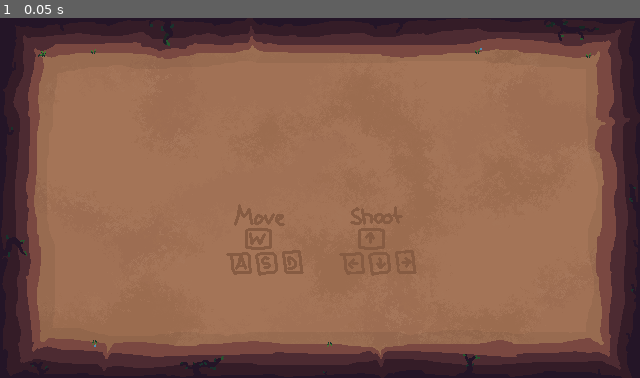
Above: before the commit, frame 1.
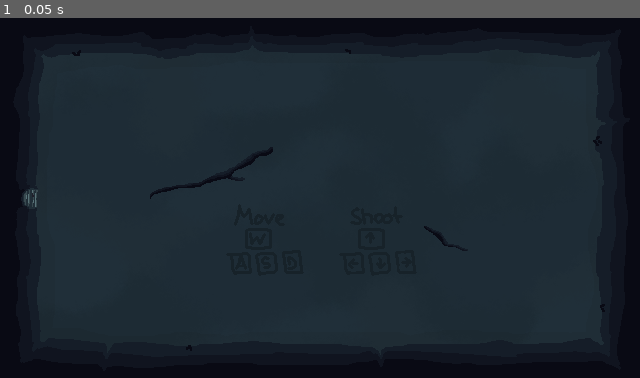
Above: after the commit, the same moment.

Repository: MarcelBlasius/Global-Game-Jam-2026
Game: Godot game, scene res://scenes/silas/background.tscn
The game is run twice, just before and just after one commit, with the same random seed, the same clock (stepped at 60 frames per second) and the same inputs. This scene is started directly instead of the project's main scene.
Inputs:
- Up to frame 1 (0.05 s): no input

The runs differ from the first frame. In frame 1, 100% of the frame differs, in the area x 0-100%, y 0-100%.

Commit message:
sample background scene

Diff:
--- a/spectra/project.godot
+++ b/spectra/project.godot
@@ -19,6 +19,8 @@
 
 window/size/viewport_width=640
 window/size/viewport_height=360
+window/size/mode=2
+window/stretch/mode="viewport"
 
 [global_group]
 
@@ -73,6 +75,7 @@
 
 [rendering]
 
+textures/canvas_textures/default_texture_filter=0
 rendering_device/driver.windows="d3d12"
 renderer/rendering_method="gl_compatibility"
 renderer/rendering_method.mobile="gl_compatibility"
--- a/spectra/scenes/silas/background.tscn
+++ b/spectra/scenes/silas/background.tscn
@@ -7,6 +7,9 @@
 
 [sub_resource type="RectangleShape2D" id="RectangleShape2D_ci8kt"]
 size = Vector2(36, 360)
+
+[sub_resource type="RectangleShape2D" id="RectangleShape2D_35j2h"]
+size = Vector2(15, 20)
 
 [node name="Background" type="Node2D" unique_id=250843349]
 
@@ -24,8 +27,13 @@
 region_enabled = true
 region_rect = Rect2(1408, 88, 208, 88)
 
+[node name="Door" type="Sprite2D" parent="BackgroundWorld1" unique_id=1254929497]
+position = Vector2(20, 186)
+texture = ExtResource("1_hky1a")
+region_enabled = true
+region_rect = Rect2(0, 384, 40, 80)
+
 [node name="BackgroundWorld2" type="Node2D" parent="." unique_id=1966780275]
-visible = false
 
 [node name="Map" type="Sprite2D" parent="BackgroundWorld2" unique_id=1849247978]
 position = Vector2(320, 180)
@@ -39,20 +47,34 @@
 region_enabled = true
 region_rect = Rect2(1408, -8, 208, 88)
 
+[node name="Door" type="Sprite2D" parent="BackgroundWorld2" unique_id=1110986335]
+position = Vector2(20, 186)
+texture = ExtResource("1_hky1a")
+region_enabled = true
+region_rect = Rect2(64, 384, 40, 80)
+
 [node name="Colliders" type="RigidBody2D" parent="." unique_id=122341860]
 
 [node name="Top" type="CollisionShape2D" parent="Colliders" unique_id=345326928]
+texture_filter = 1
 position = Vector2(320, 18)
 shape = SubResource("RectangleShape2D_hky1a")
 
 [node name="Right" type="CollisionShape2D" parent="Colliders" unique_id=1607454083]
+texture_filter = 1
 position = Vector2(18, 180)
 shape = SubResource("RectangleShape2D_ci8kt")
 
 [node name="Bottom" type="CollisionShape2D" parent="Colliders" unique_id=1005550753]
+texture_filter = 1
 position = Vector2(320, 342)
 shape = SubResource("RectangleShape2D_hky1a")
 
 [node name="Left" type="CollisionShape2D" parent="Colliders" unique_id=807396060]
+texture_filter = 1
 position = Vector2(622, 180)
 shape = SubResource("RectangleShape2D_ci8kt")
+
+[node name="Door" type="CollisionShape2D" parent="Colliders" unique_id=1307183650]
+position = Vector2(30, 180)
+shape = SubResource("RectangleShape2D_35j2h")
Binary file changed: spectra/ressources/spritesheet.png
